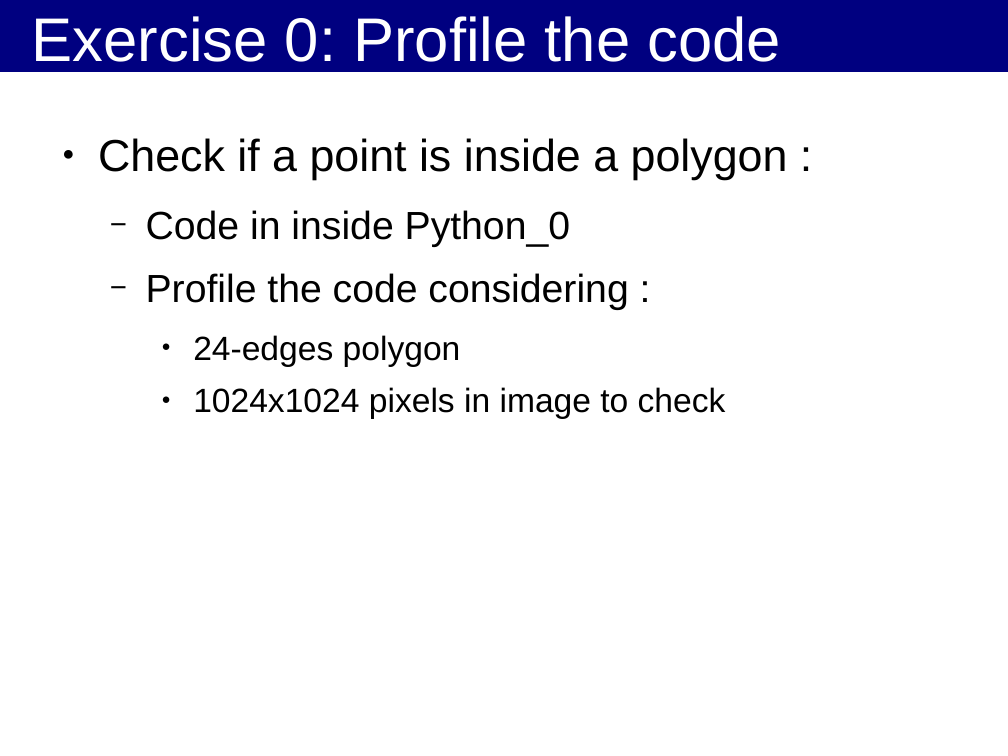
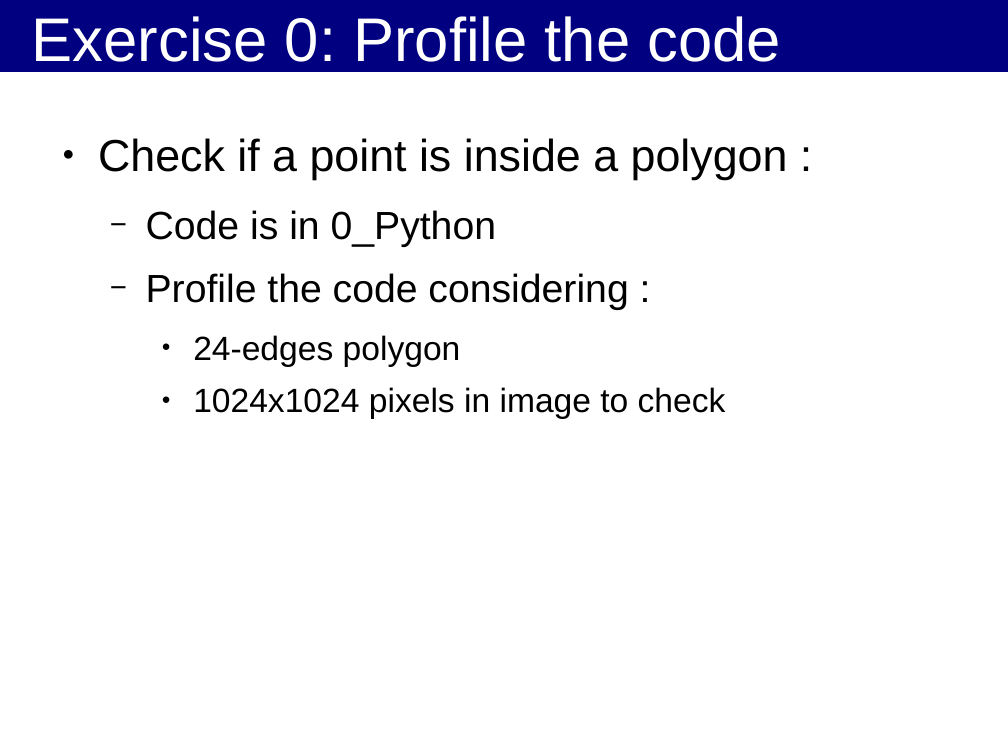
Before and after one commit to kif/HPP, a slide deck: slide 4 of Cython_OpenCL.odp. Drawn at 1008x756 pixels with LibreOffice and Linux fonts; fonts in the diff are those of the drawing; background and template pictures are left out. Boxes give left, top, right and bottom in pixels: in the first picture for what was removed or moved away, otherwise in the second. Text is boxed around its words. In the diff, an @@ line names an element or a change of style, - is before the commit and + after.

Commit message:
Work on python implementation

```diff
--- a/Cython_OpenCL.odp
+++ b/Cython_OpenCL.odp
@@ text at bbox=[146, 210, 496, 247]: text changed @@
-  − Code in inside Python_0
+  − Code is in 0_Python
```
Also in this commit, not shown: 2 other slides changed, 10 slides added, 1 other file.
